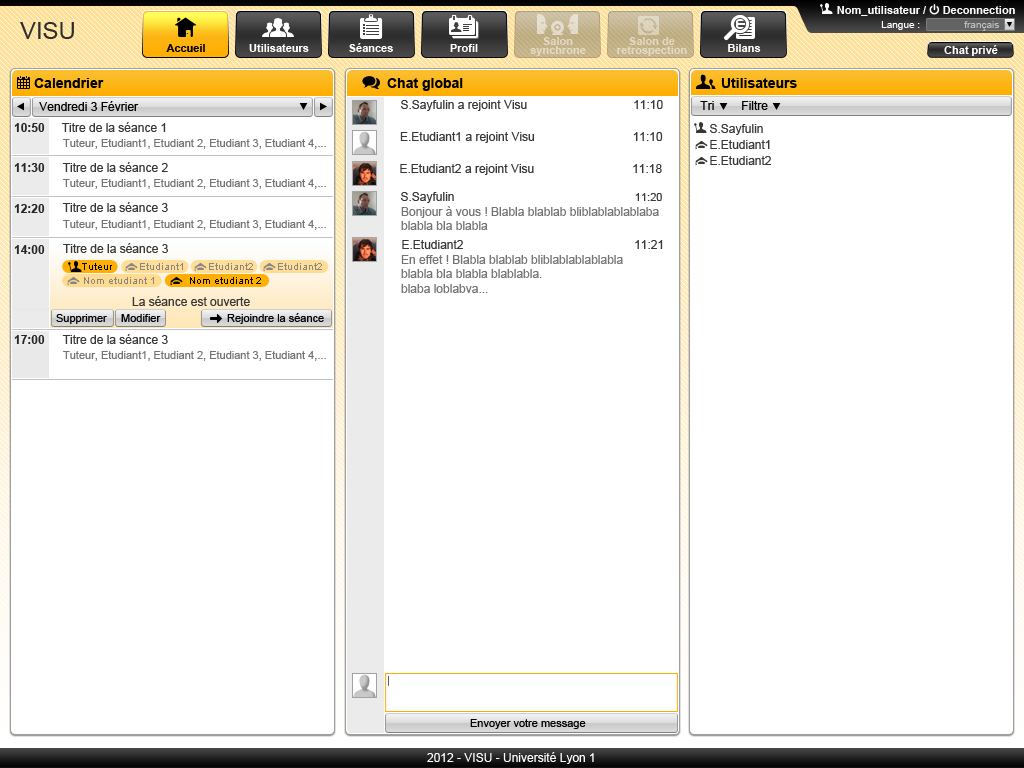
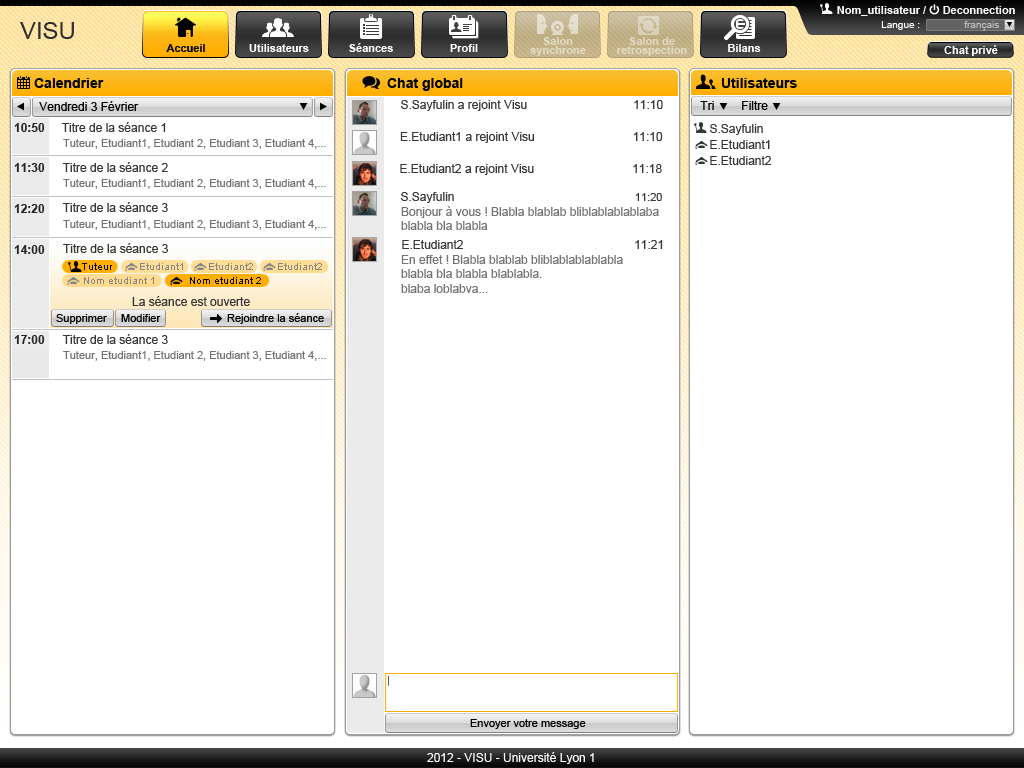
The second (1024, 768) image is a revision of the first. Changes to its layers:
painted on "Forme 22" over [927, 19, 1014, 20]
painted on "Forme 21" over [798, 10, 1024, 35]
